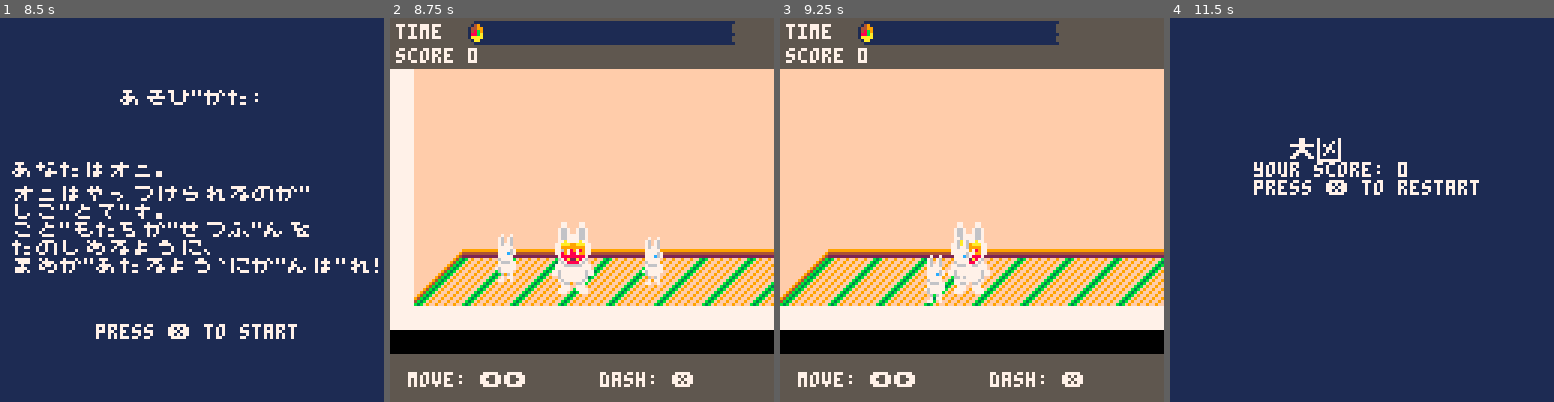
Above: before the commit, frames 1-4 (left to right).
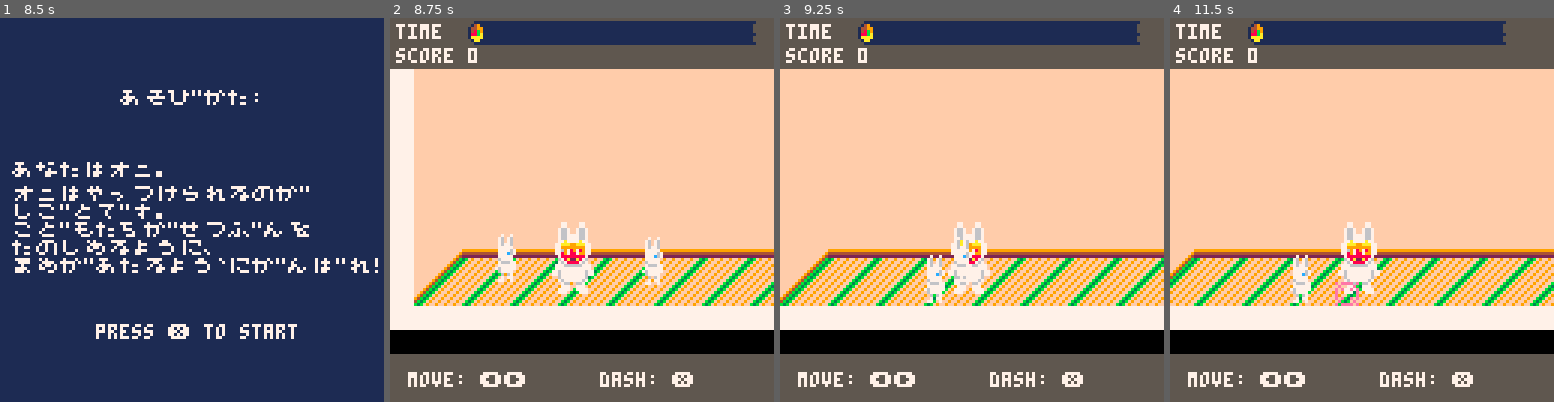
Above: after the commit, the same moments.

Repository: josiahp/setsubun
Game: PICO-8 cartridge setsubun.p8
The game is run twice, just before and just after one commit, with the same random seed, the same clock (stepped at 60 frames per second) and the same inputs.
Inputs:
- Up to frame 1 (8.5 s): tap X (X key) at 0.33, 1.07, 1.85, 2.97, 4.08, 5.2, 6.32, 7.43 s; tap O (Z key) at 0.7, 1.7, 2.1, 2.5, 2.9, 3.3, 3.7, 4.1, 4.5, 4.9, 5.3, 5.7, 6.1, 6.5, 6.9, 7.3, 7.7, 8.1 s; hold Right 1.6-2.1 s; hold Up 2.15-2.42 s; hold Right 2.47-3.03 s; hold Left 3.08-3.58 s; hold Down 3.63-3.97 s; hold Right 4.02-4.68 s; hold Up 4.73-5.03 s; hold Left 5.08-5.68 s; hold Down 5.73-6.03 s; hold Right 6.08-6.58 s; hold Right 6.63-7.13 s; hold Up 7.18-7.45 s; hold Right 7.5-8.07 s; hold Left from 8.12 s (still down)
- Up to frame 2 (8.75 s): tap O (Z key) at 8.5 s; tap X (X key) at 8.55 s; release Left at 8.62 s; hold Down from 8.67 s (still down)
- Up to frame 3 (9.25 s): tap O (Z key) at 8.9 s; release Down at 9 s; hold Right from 9.05 s (still down)
- Up to frame 4 (11.5 s): tap O (Z key) every 0.4 s from 9.3 to 11.3 s; tap X (X key) at 9.67, 10.78 s; release Right at 9.72 s; hold Up 9.77-10.07 s; hold Left 10.12-10.72 s; hold Down 10.77-11.07 s; hold Right from 11.12 s (still down)

Frame 1 is identical in both runs. In frame 2, 0.3% of the frame differs, in the area x 89-96%, y 0-8%; in frame 3, 1.3%; in frame 4, 96%, in the area x 0-100%, y 0-100%.

Commit message:
make barks prettier, set game length

Diff:
--- a/setsubun.p8
+++ b/setsubun.p8
@@ -12,7 +12,7 @@
 	drag=0.1
 
 	scn=nil
-	game_time=2 -- seconds
+	game_time=25 -- seconds
 
 	game_flow = flow.scene(credits_scn)
 	.andthen(
@@ -1065,6 +1065,7 @@
 	return dialogue
 end
 -->8
+--barks
 function barks_init()
  barks={}
  barks_proto={
@@ -1076,7 +1077,10 @@
    end
   end,
   draw=function(b)
-   print(b.txt,b.x,b.y,7)
+   print(b.txt,b.x,b.y+1,6)
+   print(b.txt,b.x-1,b.y+1,6)
+
+   print(b.txt,b.x,b.y,5)
   end,
  }
  barks_meta={__index=barks_proto}
